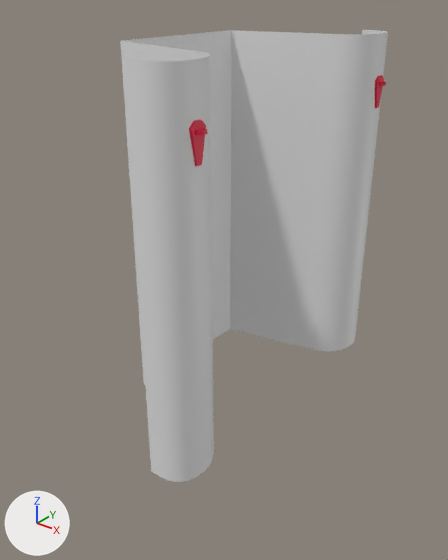
Before and after pictures for a commit that changed the FBX model Assets/walls/segment.fbx.
The view is the same before and after, from a camera (50 mm lens) standing at (16.1, -24.6, 11.6) and looking at (-2.7, -1.2, -2.9). Arrows for +X, +Y and +Z are at lower left; the lights stay in place. Vertices at the same position are counted once.
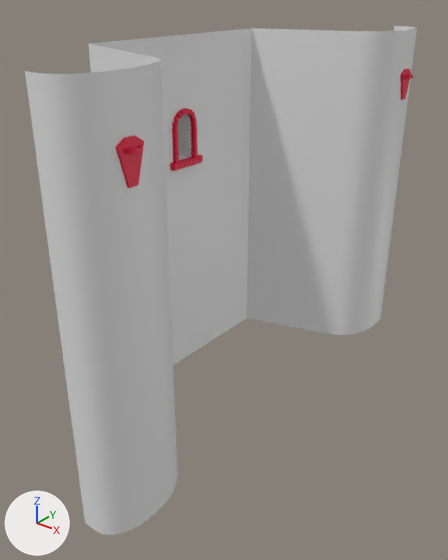
Commit message: hehe xdd 2138

Boxes [x1, y1, x2, y2] around the edits, measured in the pictures (448 x 560 px; the box of a moved part takes in the faces that stretch with it):
'Cube', reshaped (46% wider, 13% taller): before [120, 30, 388, 482]; after [25, 26, 417, 535]
part 1 of me_cube_014, moved or reshaped: before [189, 119, 208, 166]; after [115, 135, 144, 188]
part 2 of me_cube_014, moved or reshaped: before [375, 75, 387, 108]; after [401, 69, 413, 100]
part 3 of me_cube_014, moved or reshaped: before [212, 242, 230, 339]; after [166, 164, 246, 365]
part 4 of me_cube_014, moved or reshaped: before [120, 30, 388, 482]; after [25, 26, 417, 535]

Diff of the bpy script that builds the scene:
```diff
--- a/Assets/walls/segment.fbx.py
+++ b/Assets/walls/segment.fbx.py
@@ me_cube_014 @@
 # used by ob_cube; location = (-0.06, 0.0, -1.0)
-me_cube_014.from_pydata(...)  # 2026 vertices, 1861 faces; spans x -7.6..1.5, y -8.9..8.9, z -8.7..10.1
+me_cube_014.from_pydata(...)  # 2026 vertices, 1861 faces; spans x -7.6..1.5, y -13.0..13.0, z -8.7..10.1
+# me_cube_014 part 1: the loose piece of 72 vertices spanning x 0.9..1.5, y -7.8..-7.0, z 6.4..8.0 is scaled about the mesh origin by (1, 1.46, 1)
+# me_cube_014 part 2: the loose piece of 72 vertices spanning x 0.9..1.5, y 7.0..7.8, z 6.4..8.0 is scaled about the mesh origin by (1, 1.46, 1)
+# me_cube_014 part 3: all 32 vertices in x -6.3..1.1, y -8.9..8.9, z -8.7 are scaled about their middle by (1, 1.46, 1)
+# me_cube_014 part 4: all 32 vertices in x -6.3..1.1, y -8.9..8.9, z 10.1 are scaled about their middle by (1, 1.46, 1)
 me_cube_014.materials.append(mat_walls)
```
